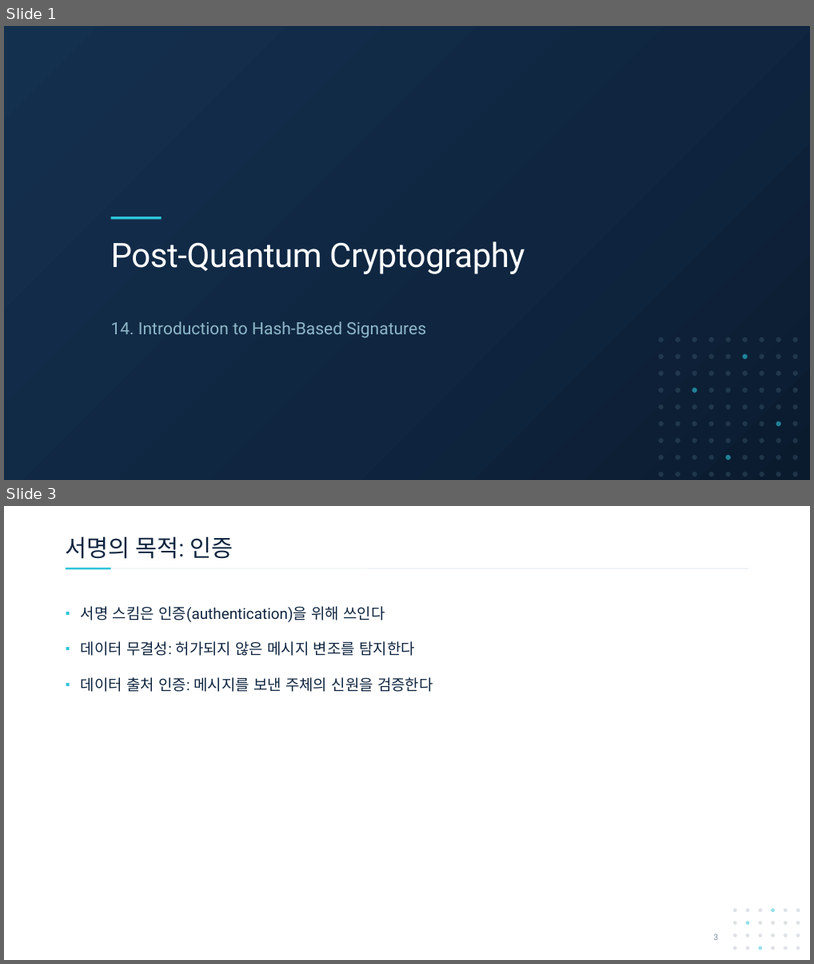
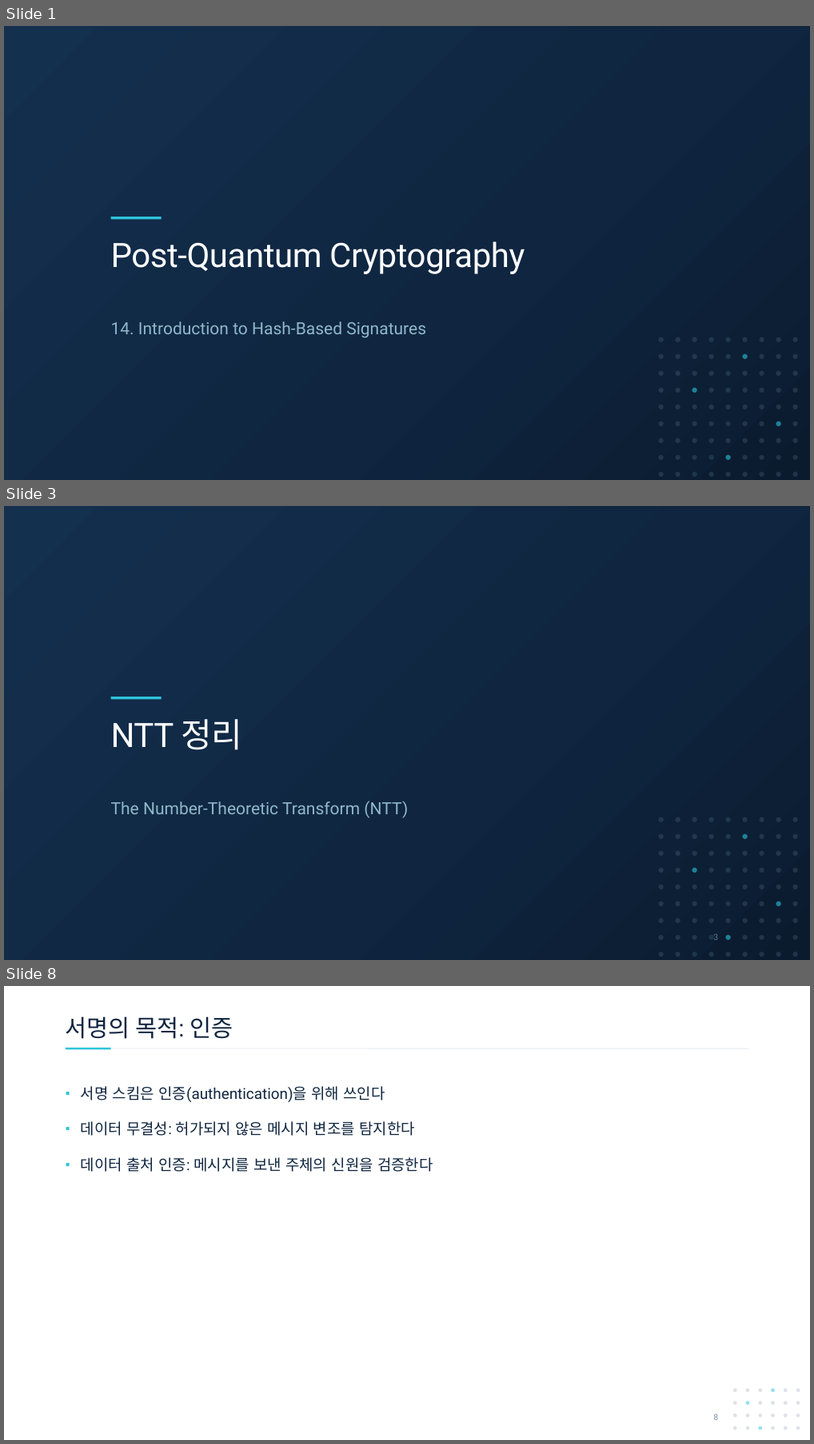
Before and after one commit to giyuubin/PQC, a slide deck: presentation/0903_14_Introduction-to-Hash-Based-Signatures.pptx. Shown one above the other, each under a label of ours: slides 1 and 3 before the commit, slides 1, 3 and 8 after it; the slides between them are not shown. The pictures are 814x964 and 814x1444 pixels, drawn with LibreOffice and Linux fonts; fonts in the diff are those of the drawing. Boxes give left, top, right and bottom in pixels: in the first picture for what was removed or moved away, otherwise in the second. Text is boxed around its words. In the diff, an @@ line names an element or a change of style, - is before the commit and + after.

```diff
--- a/presentation/0903_14_Introduction-to-Hash-Based-Signatures.pptx
+++ b/presentation/0903_14_Introduction-to-Hash-Based-Signatures.pptx
@@ slide 3 added at (4, 506, 810, 960), background #FFFFFF; not listed: 83 template elements that a slide beside it also shows @@
@@ title added at (111, 719, 243, 750), 40 pt, text #FFFFFF @@
+NTT 정리
@@ subtitle added at (111, 800, 408, 818), 20 pt, text #8FB8C9 @@
+The Number-Theoretic Transform (NTT)
@@ page number added at (714, 933, 718, 940), 10 pt, text #5A7A96 @@
+3
@@ what was slide 3 is now slide 8 @@
```
Also in this commit, not shown: 1 slide changed, 4 other slides added.
